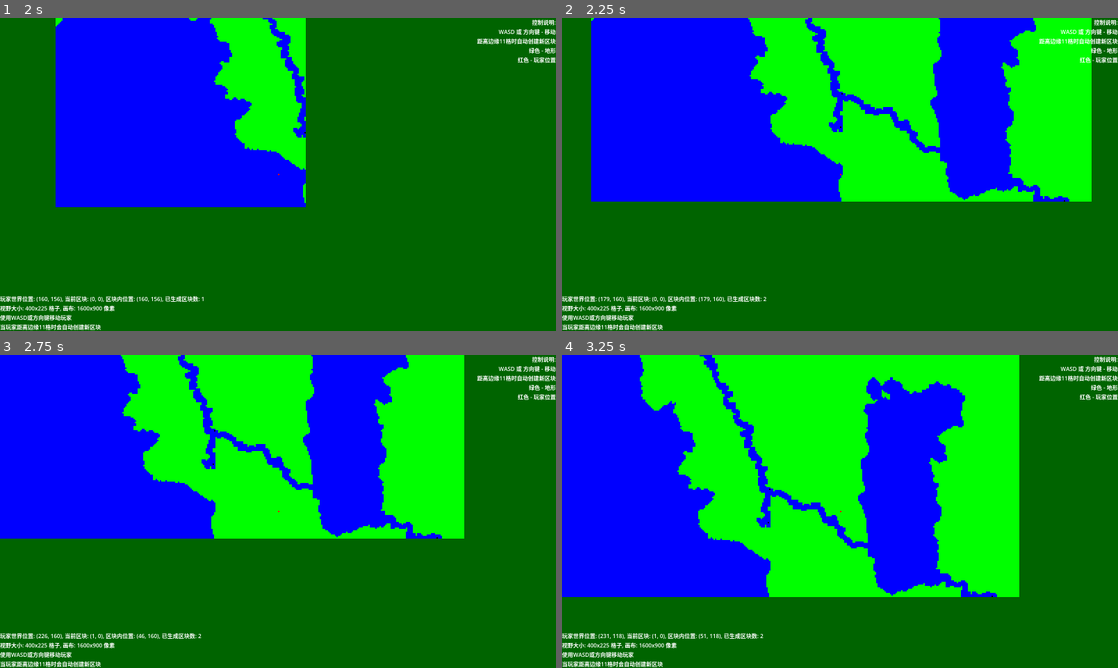
Above: before the commit, frames 1-4 (two rows, left to right).
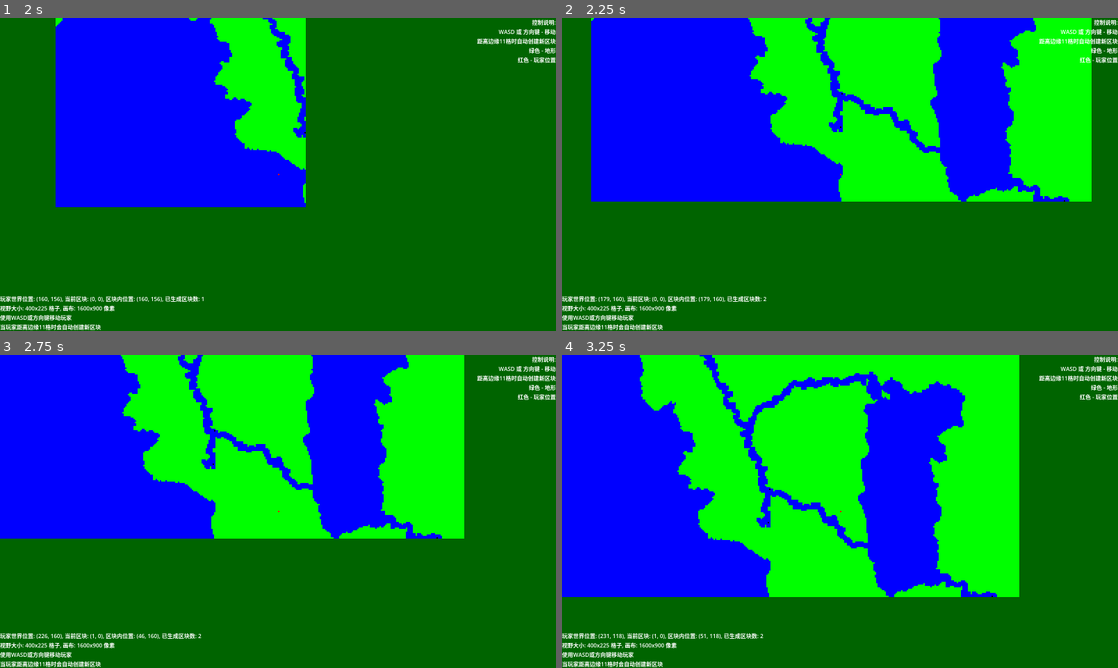
Above: after the commit, the same moments.

Repository: AliveGh0st/overmapchunkdemo
Game: Godot game, scene res://overmap_system.tscn
Same seed, same stepped clock (60 frames per second), same inputs: the game is played once before the commit and once after it.
Inputs:
- Up to frame 1 (2 s): tap Enter at 0.5 s; hold Right (ui_right) 0.53-1.28 s; hold Down (ui_down) from 1.28 s (still down)
- Up to frame 2 (2.25 s): release Down (ui_down) at 2.03 s; hold Right (ui_right) from 2.03 s (still down)
- Up to frame 3 (2.75 s): keep holding Right (ui_right)
- Up to frame 4 (3.25 s): release Right (ui_right) at 2.78 s; hold Up (ui_up) from 2.78 s (still down)

Frame 1 is identical in both runs. In frame 2, less than 0.1% of the frame differs, in the area x 46-73%, y 0-59%; in frame 3, less than 0.1%; in frame 4, 0.6%, in the area x 33-60%, y 5-78%.

Commit message:
优化湖泊生成逻辑，简化湖泊检查和连接河流的实现

Diff:
--- a/overmap_renderer.gd
+++ b/overmap_renderer.gd
@@ -497,13 +497,9 @@
 
 # --- Helper Functions for River Generation ---
 func _is_lake_at(world_coord: Vector2i) -> bool:
-	"""检查指定世界坐标是否是湖泊（已存在的湖泊地形或噪声预判的湖泊位置）"""
+	"""检查指定世界坐标是否是湖泊（仅判断已生成的湖泊地形类型）"""
 	var terrain_type = terrain_data.get(world_coord, TERRAIN_TYPE_EMPTY)
-	# 首先检查已存在的湖泊地形
-	if terrain_type == TERRAIN_TYPE_LAKE_SURFACE or terrain_type == TERRAIN_TYPE_LAKE_SHORE:
-		return true
-	# 然后检查噪声，预判这个位置是否会成为湖泊
-	return _is_lake_noise_at(world_coord)
+	return terrain_type == TERRAIN_TYPE_LAKE_SURFACE or terrain_type == TERRAIN_TYPE_LAKE_SHORE
 
 func _local_to_world(local_pos: Vector2i, p_chunk_coord: Vector2i) -> Vector2i:
 	var world_start_x = p_chunk_coord.x * CHUNK_SIZE
@@ -614,6 +610,10 @@
 						elif lake_set.has(neighbor) or _is_lake_noise_at(neighbor):
 							is_neighbor_water = true
 
+						# 只认定lake_set为水体，不再用地形类型和噪声
+						if lake_set.has(neighbor):
+							is_neighbor_water = true
+
 						if not is_neighbor_water:
 							is_shore = true
 							break
@@ -625,6 +625,9 @@
 					terrain_data[point] = TERRAIN_TYPE_LAKE_SHORE
 				else:
 					terrain_data[point] = TERRAIN_TYPE_LAKE_SURFACE
+
+			# 在湖泊生成完成后，尝试连接湖泊到最近的河流
+			_connect_lake_to_rivers(lake_points, chunk_coord)
 
 func _is_lake_noise_at(world_pos: Vector2i) -> bool:
 	"""检查指定世界坐标是否应该生成湖泊"""
@@ -695,6 +698,148 @@
 func _world_to_local_in_any_chunk(world_pos: Vector2i) -> Vector2i:
 	"""将世界坐标转换为任意区块内的本地坐标（用于边界检查）"""
 	return Vector2i(world_pos.x % CHUNK_SIZE, world_pos.y % CHUNK_SIZE)
+
+func _connect_lake_to_rivers(lake_points: Array[Vector2i], chunk_coord: Vector2i):
+	"""将湖泊连接到最近的河流，与C++逻辑完全一致"""
+	if lake_points.is_empty():
+		return
+
+	# 获取湖泊的最北端和最南端点
+	# 使用C++中相同的minmax_element逻辑
+	var north_south_most = _get_north_south_most_points(lake_points)
+	var northmost = north_south_most[0]
+	var southmost = north_south_most[1]
+
+	# 检查最北端点是否在当前区块范围内，如果是则连接到最近的河流
+	if _is_world_point_in_chunk(northmost, chunk_coord):
+		_connect_lake_to_closest_river(northmost)
+
+	# 检查最南端点是否在当前区块范围内，如果是则连接到最近的河流
+	if _is_world_point_in_chunk(southmost, chunk_coord):
+		_connect_lake_to_closest_river(southmost)
+
+func _get_north_south_most_points(lake_points: Array[Vector2i]) -> Array[Vector2i]:
+	"""获取湖泊的最北端和最南端点，与C++的minmax_element逻辑一致"""
+	if lake_points.is_empty():
+		return [Vector2i.ZERO, Vector2i.ZERO]
+
+	var northmost = lake_points[0]  # 最小Y值（最北）
+	var southmost = lake_points[0]  # 最大Y值（最南）
+
+	for point in lake_points:
+		if point.y < northmost.y:
+			northmost = point
+		if point.y > southmost.y:
+			southmost = point
+
+	return [northmost, southmost]
+
+func _connect_lake_to_closest_river(lake_connection_point: Vector2i):
+	"""将湖泊连接点连接到最近的河流，与C++lambda函数逻辑完全一致"""
+	var closest_distance = -1
+	var closest_point = Vector2i.ZERO
+
+	# 搜索整个已生成区域内的所有河流点
+	# 这里需要搜索所有已生成的区块，而不仅仅是当前区块
+	for chunk_coord in generated_chunks.keys():
+		var world_start_x = chunk_coord.x * CHUNK_SIZE
+		var world_start_y = chunk_coord.y * CHUNK_SIZE
+
+		for x in range(CHUNK_SIZE):
+			for y in range(CHUNK_SIZE):
+				var world_coord = Vector2i(world_start_x + x, world_start_y + y)
+				var terrain_type = terrain_data.get(world_coord, TERRAIN_TYPE_EMPTY)
+
+				# 检查是否是河流（包括调试河流起终点）
+				if terrain_type == TERRAIN_TYPE_RIVER or terrain_type == TERRAIN_TYPE_DEBUG_RIVER_START_END:
+					var distance = _square_dist(lake_connection_point, world_coord)
+					if distance < closest_distance or closest_distance < 0:
+						closest_point = world_coord
+						closest_distance = distance
+
+	# 如果找到了河流点且距离大于0，则在它们之间画一条河流
+	if closest_distance > 0:
+		_place_river_between_points(closest_point, lake_connection_point)
+
+func _square_dist(p1: Vector2i, p2: Vector2i) -> int:
+	"""计算两点间的平方距离，与C++的square_dist函数一致"""
+	var dx = p1.x - p2.x
+	var dy = p1.y - p2.y
+	return dx * dx + dy * dy
+
+func _place_river_between_points(start_point: Vector2i, end_point: Vector2i):
+	"""在两点之间画一条河流，与C++的place_river函数逻辑一致"""
+	var river_placement_chance_divider = int(max(1.0, 1.0 / RIVER_DENSITY_PARAM))
+	var river_brush_size_factor = int(max(1.0, RIVER_DENSITY_PARAM))
+
+	var current_point = start_point
+	var iterations = 0
+	var max_iterations = abs(end_point.x - start_point.x) + abs(end_point.y - start_point.y) + 100
+
+	while current_point != end_point and iterations < max_iterations:
+		iterations += 1
+		var prev_point = current_point
+
+		# 随机游走组件
+		current_point.x += randi_range(-1, 1)
+		current_point.y += randi_range(-1, 1)
+
+		# 应用河流笔刷
+		_apply_river_brush_at_world_point(current_point, river_brush_size_factor, river_placement_chance_divider)
+
+		# 向目标点移动的逻辑（简化版C++逻辑）
+		var distance_x = abs(end_point.x - current_point.x)
+		var distance_y = abs(end_point.y - current_point.y)
+		var total_distance = distance_x + distance_y
+
+		if total_distance > 0:
+			# 更偏向于朝目标移动
+			if end_point.x > current_point.x and randi() % max(1, total_distance) < distance_x:
+				current_point.x += 1
+			elif end_point.x < current_point.x and randi() % max(1, total_distance) < distance_x:
+				current_point.x -= 1
+
+			if end_point.y > current_point.y and randi() % max(1, total_distance) < distance_y:
+				current_point.y += 1
+			elif end_point.y < current_point.y and randi() % max(1, total_distance) < distance_y:
+				current_point.y -= 1
+
+		# 第二次随机步进和笔刷应用
+		current_point.x += randi_range(-1, 1)
+		current_point.y += randi_range(-1, 1)
+
+		# 应用笔刷，考虑距离目标的接近程度
+		for i in range(-river_brush_size_factor, river_brush_size_factor + 1):
+			for j in range(-river_brush_size_factor, river_brush_size_factor + 1):
+				var brush_point = current_point + Vector2i(j, i)
+
+				# 如果接近目标或者符合概率，就放置河流
+				var is_near_target = abs(end_point.y - brush_point.y) < 4 and abs(end_point.x - brush_point.x) < 4
+				if is_near_target or _one_in(river_placement_chance_divider):
+					if not _is_lake_at(brush_point):
+						terrain_data[brush_point] = TERRAIN_TYPE_RIVER
+
+		# 如果卡住了，强制向目标移动一步
+		if current_point == prev_point and current_point != end_point:
+			if current_point.x < end_point.x:
+				current_point.x += 1
+			elif current_point.x > end_point.x:
+				current_point.x -= 1
+			if current_point.y < end_point.y:
+				current_point.y += 1
+			elif current_point.y > end_point.y:
+				current_point.y -= 1
+
+	# 确保终点也是河流
+	_apply_river_brush_at_world_point(end_point, river_brush_size_factor, river_placement_chance_divider, true)
+
+func _apply_river_brush_at_world_point(center_world: Vector2i, brush_factor: int, chance_divider: int, force_place: bool = false):
+	"""在世界坐标点应用河流笔刷"""
+	for i in range(-brush_factor, brush_factor + 1):
+		for j in range(-brush_factor, brush_factor + 1):
+			var brush_point = center_world + Vector2i(j, i)
+			if not _is_lake_at(brush_point) and (force_place or _one_in(chance_divider)):
+				terrain_data[brush_point] = TERRAIN_TYPE_RIVER
 
 # === 湖泊生成系统结束 ===
 
